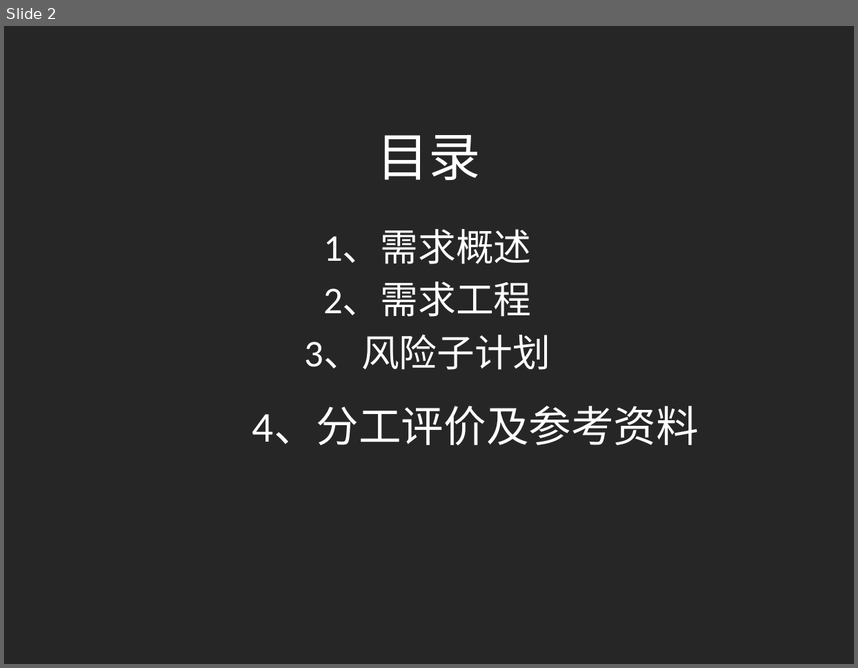
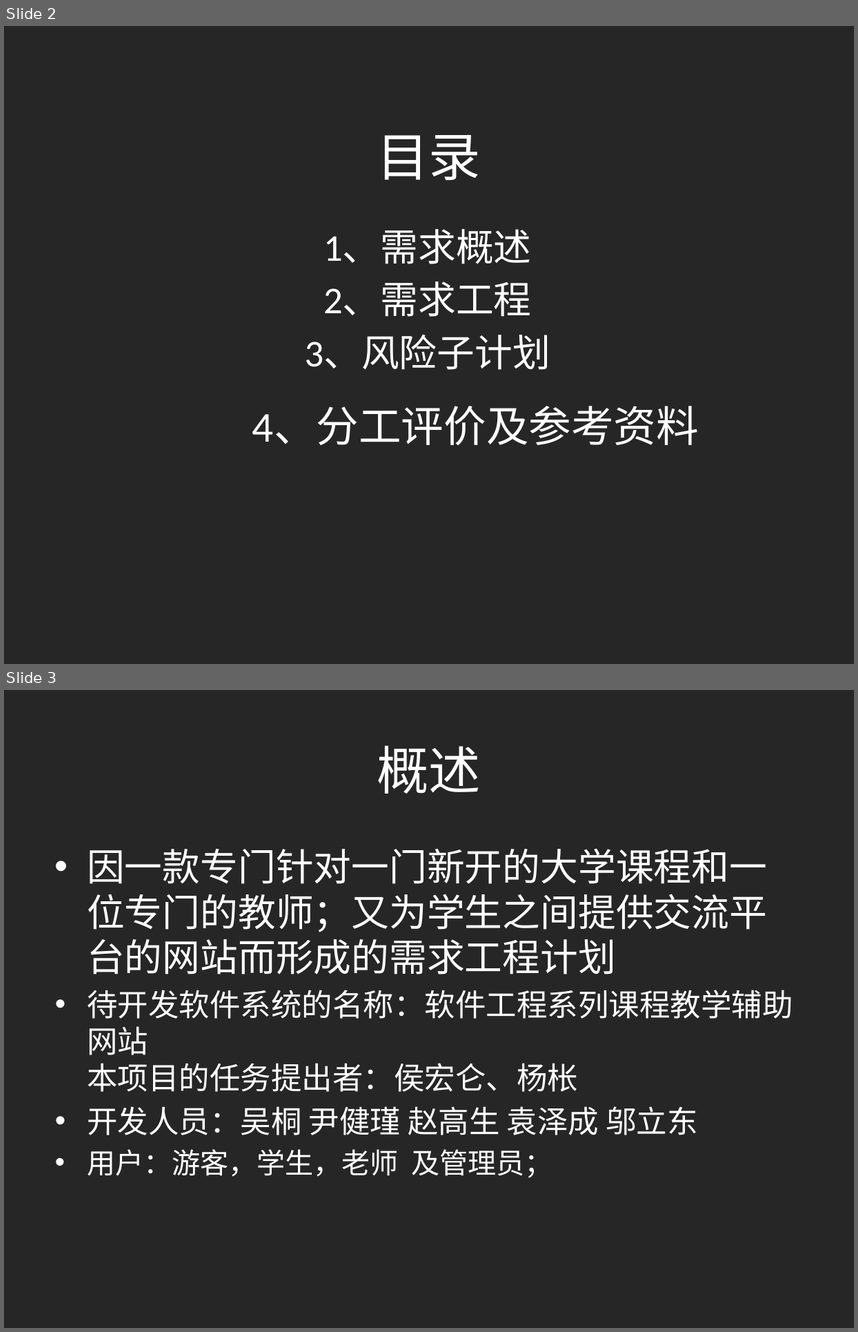
Before and after one commit to shangzhaoxiaozi/PRD-21, a slide deck: PRD-21-C2/非受控文档/本周提交文档/需求工程计划.pptx. Shown one above the other, each under a label of ours: slide 2 before the commit, slides 2 and 3 after it. The pictures are 858x668 and 858x1332 pixels, drawn with LibreOffice and Linux fonts; fonts in the diff are those of the drawing. Boxes give left, top, right and bottom in pixels: in the first picture for what was removed or moved away, otherwise in the second. Text is boxed around its words. In the diff, an @@ line names an element or a change of style, - is before the commit and + after.

```diff
--- a/PRD-21-C2/非受控文档/本周提交文档/需求工程计划.pptx
+++ b/PRD-21-C2/非受控文档/本周提交文档/需求工程计划.pptx
@@ slide 3 added at [4, 690, 854, 1328], background #262626 @@
@@ title added at [377, 745, 481, 793], 44 pt, text #FFFFFF @@
+概述
@@ text added at [87, 848, 793, 1178], 26 pt, text #FFFFFF @@
+• 因一款专门针对一门新开的大学课程和一位专门的教师；又为学生之间提供交流平台的网站而形成的需求工程计划
+• 待开发软件系统的名称：软件工程系列课程教学辅助网站
+  本项目的任务提出者：侯宏仑、杨枨
+• 开发人员：吴桐 尹健瑾 赵高生 袁泽成 邬立东
+• 用户：游客，学生，老师 及管理员；
```
Also in this commit, not shown: 5 slides changed, 2 other slides added, 3 slides removed, 2 other files.
